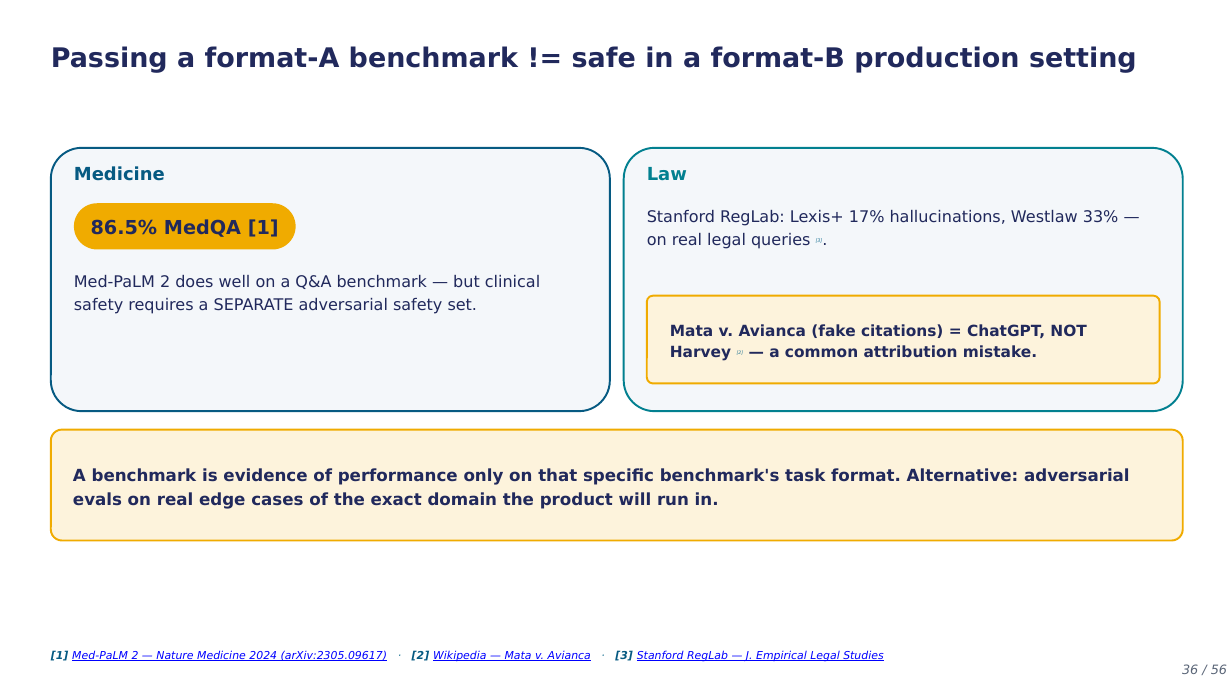
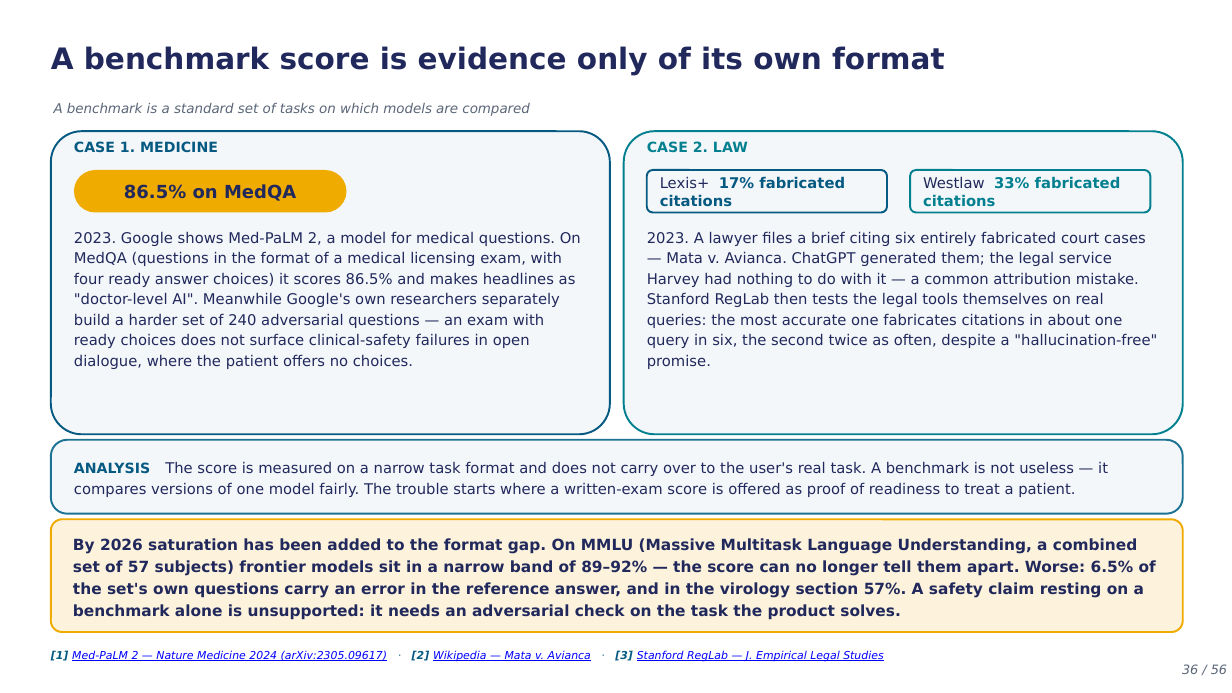
Before and after one commit to tellina-study/AI-usage-lessons, a slide deck: slide 36 of library/lectures/lec-05/rendered/lec-05-en.pptx. Drawn at 1232x693 pixels with LibreOffice and Linux fonts; fonts in the diff are those of the drawing. Boxes give left, top, right and bottom in pixels: in the first picture for what was removed or moved away, otherwise in the second. Text is boxed around its words. In the diff, an @@ line names an element or a change of style, - is before the commit and + after.

Commit message:
#212 EN-паритет: досинхронизация 9 разошедшихся слайдов (s10/s17/s23/s27/s34/s37/s40/s42/s46)
Сессия lec05-stage6-finish ушла в hibernation (system_pressure, idle ~6.7 дней,
has_api_error) посреди волны досинхронизации. Работа на диске выглядит
завершённой: все билдеры проходят py_compile, текст слайдов не обрывается,
lec-05-en.pptx уже пересобран (4.9MB -> 5.8MB). Спасено и закоммичено как есть,
без дополнительной правки с моей стороны.

```diff
--- a/library/lectures/lec-05/rendered/lec-05-en.pptx
+++ b/library/lectures/lec-05/rendered/lec-05-en.pptx
@@ text at [51, 46, 944, 76]: text changed; size 21 to 23 pt @@
-Passing a format-A benchmark != safe in a format-B production setting
+A benchmark score is evidence only of its own format
@@ text added at [54, 103, 530, 116], 10.5 pt, text #5B6678, italic @@
+A benchmark is a standard set of tasks on which models are compared
@@ rounded rectangle: place and size @@
-rounded rectangle at [51, 148, 610, 411]
+rounded rectangle at [51, 131, 610, 434]
@@ rounded rectangle at [51, 131, 610, 434]: proportions changed @@
@@ text at [74, 141, 218, 152]: text changed; size 14 to 11 pt @@
-Medicine
+CASE 1. MEDICINE
@@ rounded rectangle at [624, 131, 1183, 434]: proportions changed @@
@@ rounded rectangle: place and size @@
-rounded rectangle at [624, 148, 1183, 411]
+rounded rectangle at [624, 131, 1183, 434]
@@ text at [647, 141, 748, 152]: text changed; size 14 to 11 pt @@
-Law
+CASE 2. LAW
@@ rounded rectangle "86.5% on MedQA": place and size @@
-rounded rectangle "86.5% on MedQA" at [74, 203, 296, 250]
+rounded rectangle "86.5% on MedQA" at [74, 170, 347, 213]
@@ rounded rectangle added at [647, 170, 887, 213], fill #F4F7FA, outline #065A82 1.5 pt @@
@@ text added at [660, 176, 845, 207], 11.5 pt, text #065A82, bold @@
+Lexis+ 17% fabricated citations
@@ rounded rectangle added at [910, 170, 1151, 213], fill #F4F7FA, outline #028090 1.5 pt @@
@@ text added at [923, 176, 1121, 207], 11.5 pt, text #028090, bold @@
+Westlaw 33% fabricated citations
@@ text in rounded rectangle at [124, 184, 296, 201]: text changed; size 15 to 14 pt @@
-86.5% MedQA [1]
+86.5% on MedQA
@@ text added at [74, 231, 581, 369], 11.5 pt, text #21295C @@
+2023. Google shows Med-PaLM 2, a model for medical questions. On MedQA (questions in the format of a medical licensing exam, with four ready answer choices) it scores 86.5% and makes headlines as "doctor-level AI". Meanwhile Google's own researchers separately build a harder set of 240 adversarial questions — an exam with ready choices does not surface clinical-safety failures in open dialogue, where the patient offers no choices.
@@ text removed at [647, 210, 1119, 249] @@
-Stanford RegLab: Lexis+ 17% hallucinations, Westlaw 33% — on real legal queries [3].
@@ text added at [647, 231, 1157, 369], 11.5 pt, text #21295C @@
+2023. A lawyer files a brief citing six entirely fabricated court cases — Mata v. Avianca. ChatGPT generated them; the legal service Harvey had nothing to do with it — a common attribution mistake. Stanford RegLab then tests the legal tools themselves on real queries: the most accurate one fabricates citations in about one query in six, the second twice as often, despite a "hallucination-free" promise.
@@ text removed at [74, 275, 540, 314] @@
-Med-PaLM 2 does well on a Q&A benchmark — but clinical safety requires a SEPARATE adversarial safety set.
@@ rounded rectangle removed at [647, 296, 1160, 384] @@
@@ text removed at [670, 324, 1086, 361] @@
-Mata v. Avianca (fake citations) = ChatGPT, NOT Harvey [2] — a common attribution mistake.
@@ rounded rectangle added at [51, 440, 1183, 514], fill #F4F7FA, outline #1C7293 1.5 pt @@
@@ text removed at [73, 468, 1130, 509] @@
-A benchmark is evidence of performance only on that specific benchmark's task format. Alternative: adversarial evals on real edge cases of the exact domain the product will run in.
@@ text added at [74, 461, 1108, 497], 11.5 pt, text #21295C @@
+ANALYSIS The score is measured on a narrow task format and does not carry over to the user's real task. A benchmark is not useless — it compares versions of one model fairly. The trouble starts where a written-exam score is offered as proof of readiness to treat a patient.
@@ rounded rectangle: place and size @@
-rounded rectangle at [51, 430, 1183, 541]
+rounded rectangle at [51, 519, 1183, 632]
@@ text added at [73, 538, 1156, 620], 12 pt, text #21295C, bold @@
+By 2026 saturation has been added to the format gap. On MMLU (Massive Multitask Language Understanding, a combined set of 57 subjects) frontier models sit in a narrow band of 89–92% — the score can no longer tell them apart. Worse: 6.5% of the set's own questions carry an error in the reference answer, and in the virology section 57%. A safety claim resting on a benchmark alone is unsupported: it needs an adversarial check on the task the product solves.
```
Also in this commit, not shown: 2 other slides changed, 6 slides added, 6 slides removed, 16 other files.
